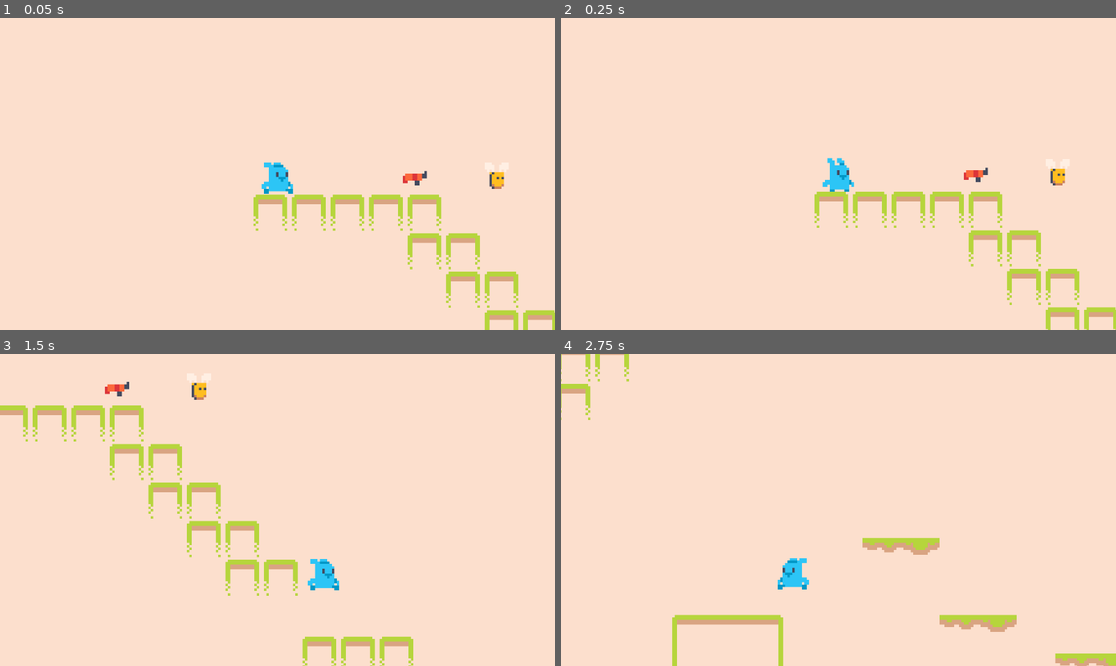
Above: before the commit, frames 1-4 (two rows, left to right).
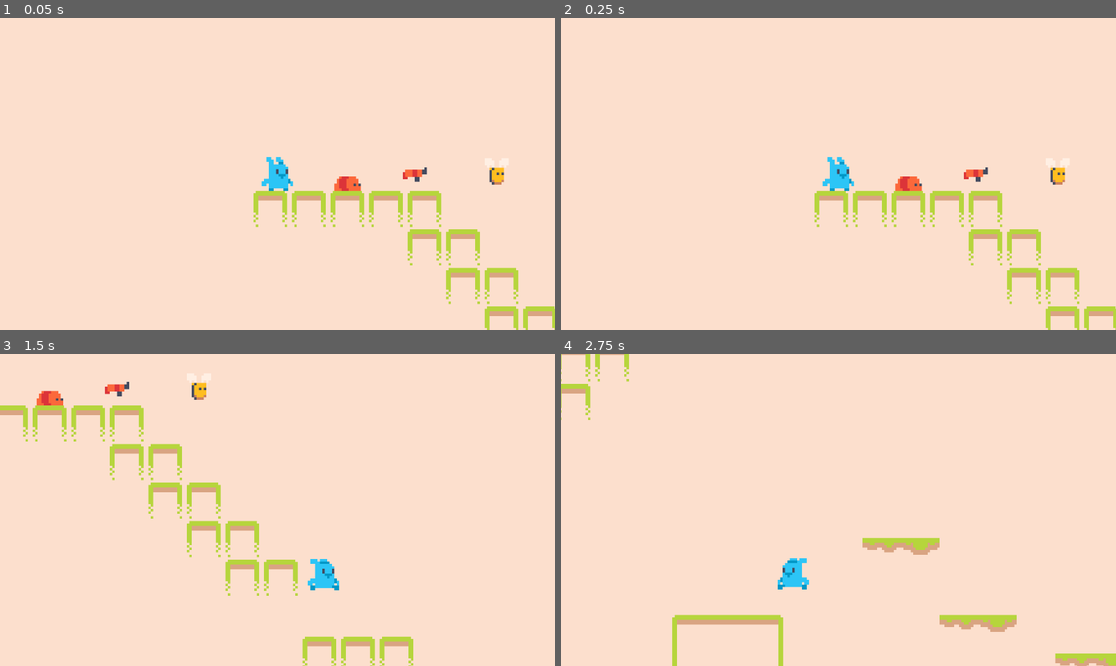
Above: after the commit, the same moments.

Repository: usagibryan/mega-bunny
Game: Godot game, scene res://scenes/game.tscn
The game is run twice, just before and just after one commit, with the same random seed, the same clock (stepped at 60 frames per second) and the same inputs.
Inputs:
- Up to frame 1 (0.05 s): no input
- Up to frame 2 (0.25 s): no input
- Up to frame 3 (1.5 s): hold Right (right) from 0.53 s (still down); tap Space (shoot) at 0.6, 1.35 s; tap Up (jump) at 0.77 s
- Up to frame 4 (2.75 s): tap Up (jump) at 1.52 s; release Right (right) at 2.03 s; hold Left (left) from 2.03 s (still down); tap Space (shoot) at 2.1 s

The runs differ from the first frame. In frame 1, 3.4% of the frame differs, in the area x 45-100%, y 44-100%; in frame 2, 1.3%; in frame 3, 0.2%; in frame 4, nothing differs.

Commit message:
Recover Code from Vid 4
Manage to restore code up to the end of video 4. Worm fixed

Diff:
--- a/scenes/bee.gd
+++ b/scenes/bee.gd
@@ -1,5 +1,5 @@
 extends Area2D
 
 func _on_area_entered(area: Area2D) -> void:
-	print("be was hit")
+	print("bee was hit")
 	area.queue_free()
--- a/scenes/level.tscn
+++ b/scenes/level.tscn
@@ -68,7 +68,7 @@
 layer_0/tile_data = PackedInt32Array(2228230, 65536, 2, 2228229, 65536, 2, 2228228, 65536, 2, 2228231, 65536, 2, 222823 …(2267 unchanged characters)…
 
 [node name="Player" parent="." instance=ExtResource("2_7qvlo")]
-position = Vector2(27, 7)
+position = Vector2(27, 9)
 
 [node name="Enemies" type="Node2D" parent="."]
 
@@ -76,7 +76,7 @@
 position = Vector2(118, 8)
 
 [node name="Worm" parent="Enemies" instance=ExtResource("5_bquj7")]
-position = Vector2(55, 12.5)
+position = Vector2(56.665, 12.5)
 
 [node name="Bullets" type="Node2D" parent="."]
 
--- a/scenes/worm.tscn
+++ b/scenes/worm.tscn
@@ -1,13 +1,15 @@
-[gd_scene load_steps=4 format=3 uid="uid://dahm3qdwp0oab"]
+[gd_scene load_steps=4 format=3 uid="uid://d2l6lb76hwbya"]
 
 [ext_resource type="Script" path="res://scenes/worm.gd" id="1_cdw5o"]
 [ext_resource type="Texture2D" uid="uid://bowtuwt6bn71e" path="res://graphics/Enemies/worm/1.png" id="2_yjvb5"]
 
-[sub_resource type="CapsuleShape2D" id="CapsuleShape2D_iedam"]
+[sub_resource type="CapsuleShape2D" id="CapsuleShape2D_ew544"]
+radius = 3.0
+height = 10.0
 
 [node name="Worm" type="Area2D"]
 collision_layer = 4
-collision_mask = 18
+collision_mask = 19
 script = ExtResource("1_cdw5o")
 
 [node name="Sprite2D" type="Sprite2D" parent="."]
@@ -15,6 +17,6 @@
 
 [node name="CollisionShape2D" type="CollisionShape2D" parent="."]
 rotation = 1.5708
-shape = SubResource("CapsuleShape2D_lt1q4")
+shape = SubResource("CapsuleShape2D_ew544")
 
 [connection signal="area_entered" from="." to="." method="_on_area_entered"]
Not shown: 1 places in scenes/level.tscn that only renumber resources
